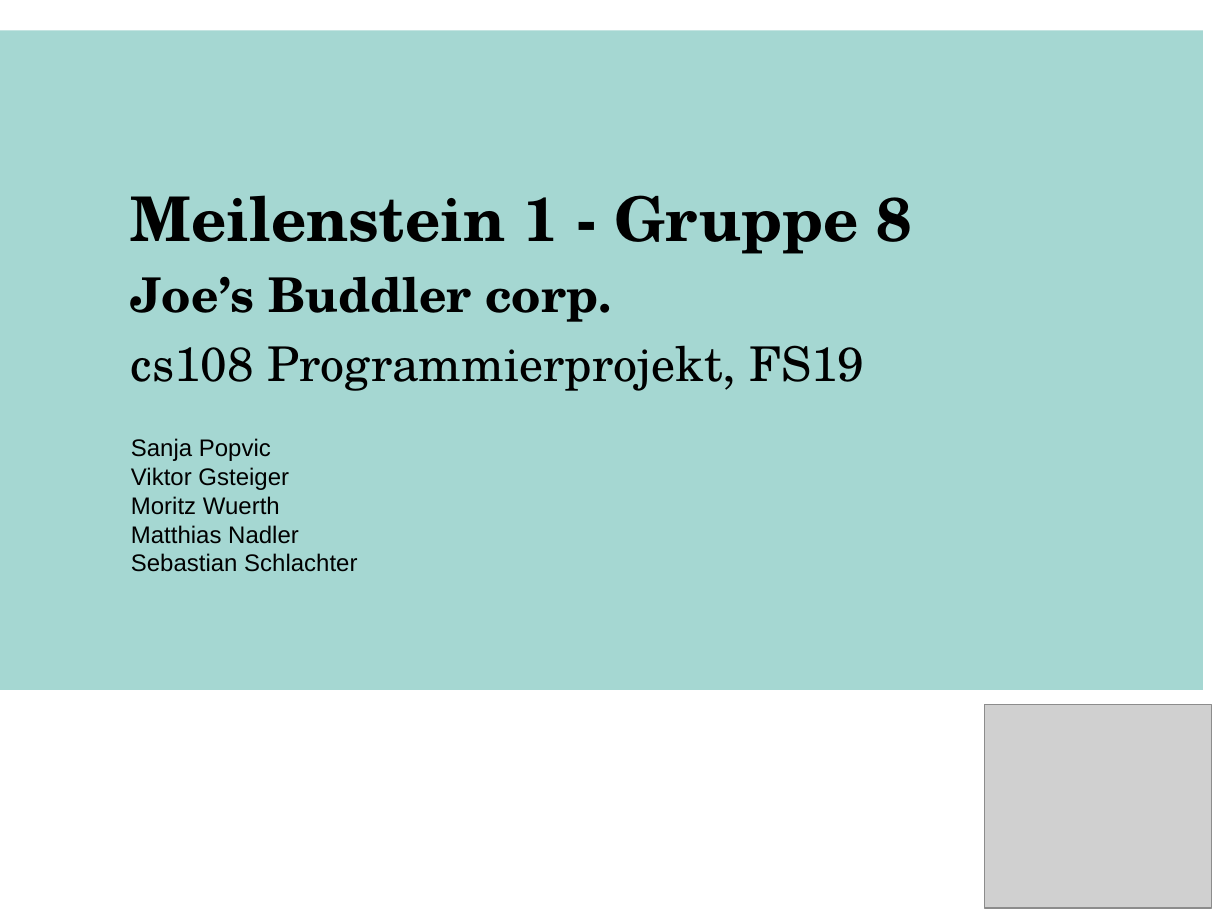
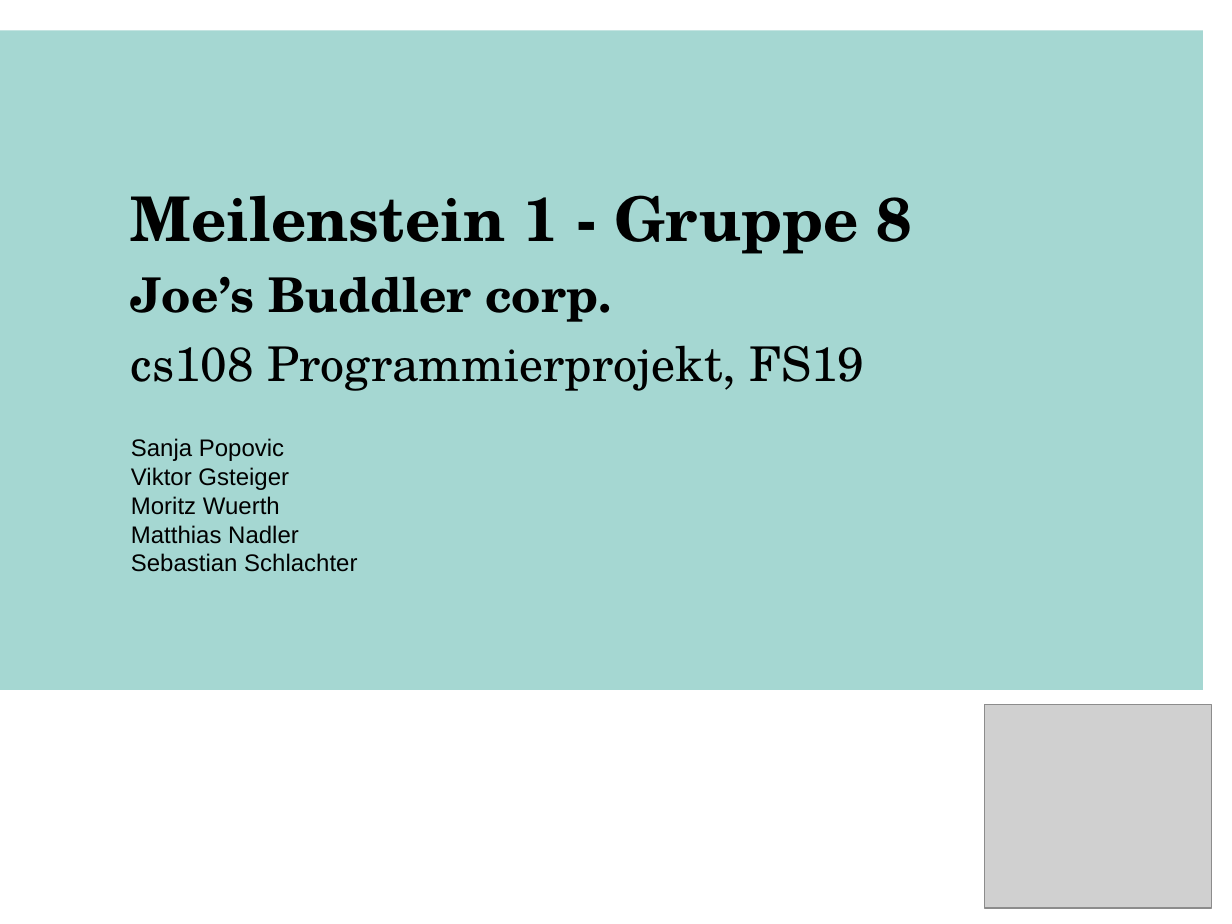
Before and after one commit to matnad/buddler-joe, a slide deck: slide 1 of Presentations/Milestone 1/Präsentation_Buddler_Joe.pptx. Drawn at 1232x924 pixels with LibreOffice and Linux fonts; fonts in the diff are those of the drawing; grey boxes stand for pictures; background and template pictures are left out. Boxes give left, top, right and bottom in pixels: in the first picture for what was removed or moved away, otherwise in the second. Text is boxed around its words. In the diff, an @@ line names an element or a change of style, - is before the commit and + after.

Commit message:
corrected name

```diff
--- a/Presentations/Milestone 1/Präsentation_Buddler_Joe.pptx
+++ b/Presentations/Milestone 1/Präsentation_Buddler_Joe.pptx
@@ subtitle at (x1=131, y1=438, x2=284, y2=461): text changed @@
-Sanja Popvic
+Sanja Popovic
```
